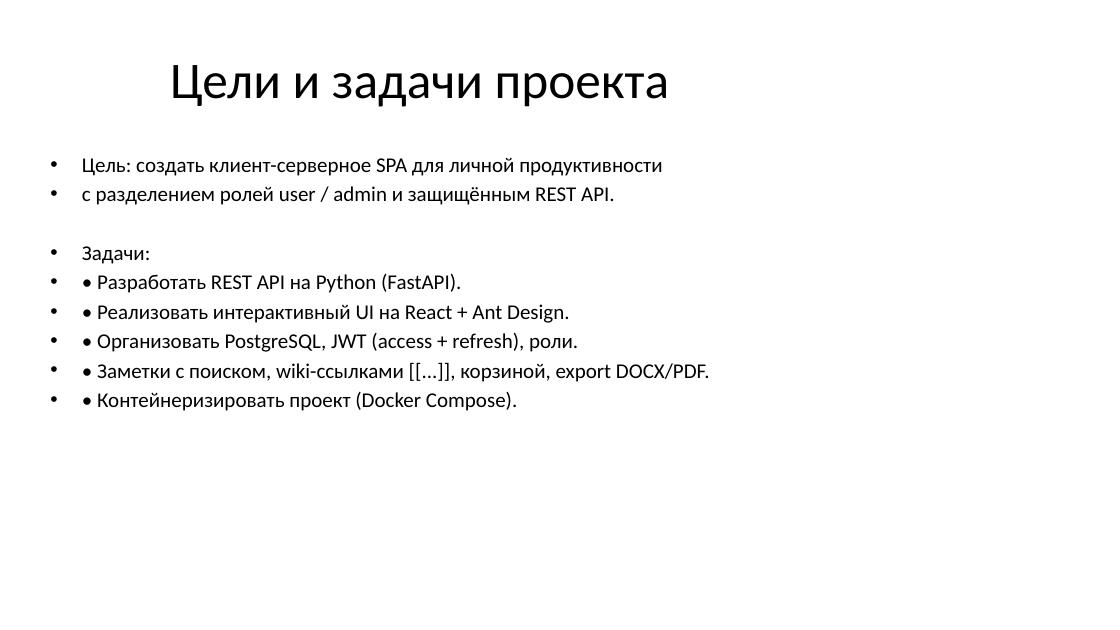
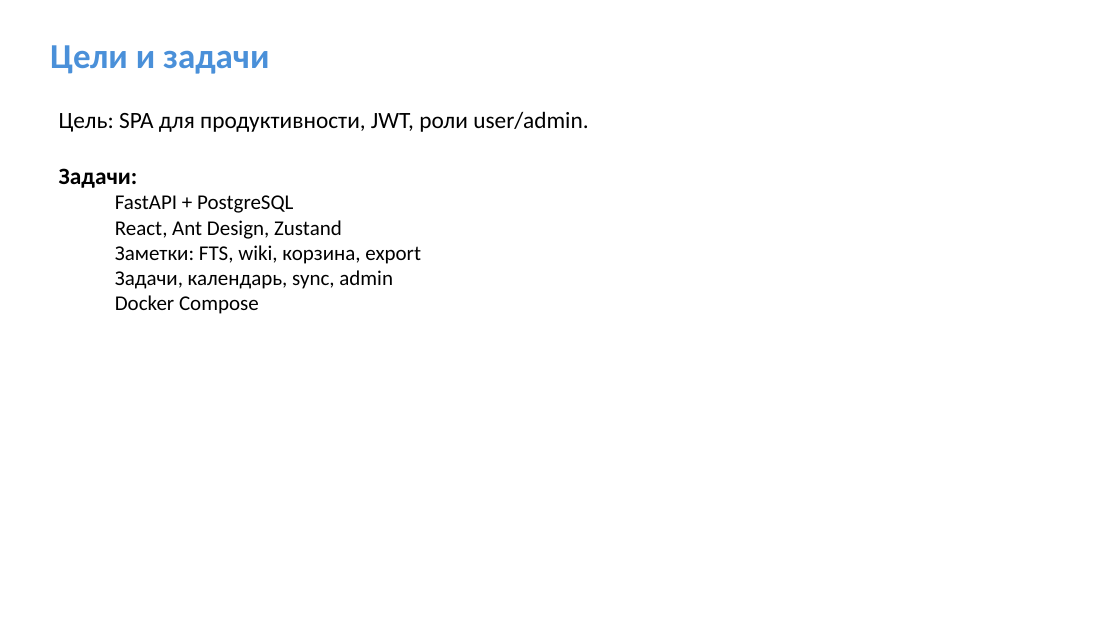
Before and after one commit to Sergei0319/ticktick-diplom, a slide deck: slide 2 of presentation/Презентация_TickTick_диплом.pptx. Drawn at 1120x630 pixels with LibreOffice and Linux fonts; fonts in the diff are those of the drawing. Boxes give left, top, right and bottom in pixels: in the first picture for what was removed or moved away, otherwise in the second. Text is boxed around its words. In the diff, an @@ line names an element or a change of style, - is before the commit and + after.

```diff
--- a/presentation/Презентация_TickTick_диплом.pptx
+++ b/presentation/Презентация_TickTick_диплом.pptx
@@ text "Цели и задачи" at [50,45,269,74]: vertical alignment middle to top @@
@@ text at [50,45,269,74]: text changed; size 44 to 30 pt; text colour #000000 to #4A90D9; bold on @@
-Цели и задачи проекта
+Цели и задачи
@@ text "Цель: SPA для продуктивности, JWT, ...": place and size @@
-text "Цель: SPA для продуктивности, JWT, ..." at [82,157,710,411]
+text "Цель: SPA для продуктивности, JWT, ..." at [59,111,588,314]
@@ text at [59,111,588,132]: text changed; size 18 to 20 pt @@
-• Цель: создать клиент-серверное SPA для личной продуктивности
-• с разделением ролей user / admin и защищённым REST API.
+Цель: SPA для продуктивности, JWT, роли user/admin.
@@ text at [59,168,138,188]: size 18 to 20 pt, bold on in "Задачи:"; bullet • to none; less space between paragraphs @@
@@ text at [115,195,421,314]: text changed @@
-• • Разработать REST API на Python (FastAPI).
-• • Реализовать интерактивный UI на React + Ant Design.
-• • Организовать PostgreSQL, JWT (access + refresh), роли.
-• • Заметки с поиском, wiki-ссылками [[...]], корзиной, export DOCX/PDF.
-• • Контейнеризировать проект (Docker Compose).
+  FastAPI + PostgreSQL
+  React, Ant Design, Zustand
+  Заметки: FTS, wiki, корзина, export
+  Задачи, календарь, sync, admin
+  Docker Compose
```
Also in this commit, not shown: 6 other slides changed, 3 slides added, 3 slides removed.
